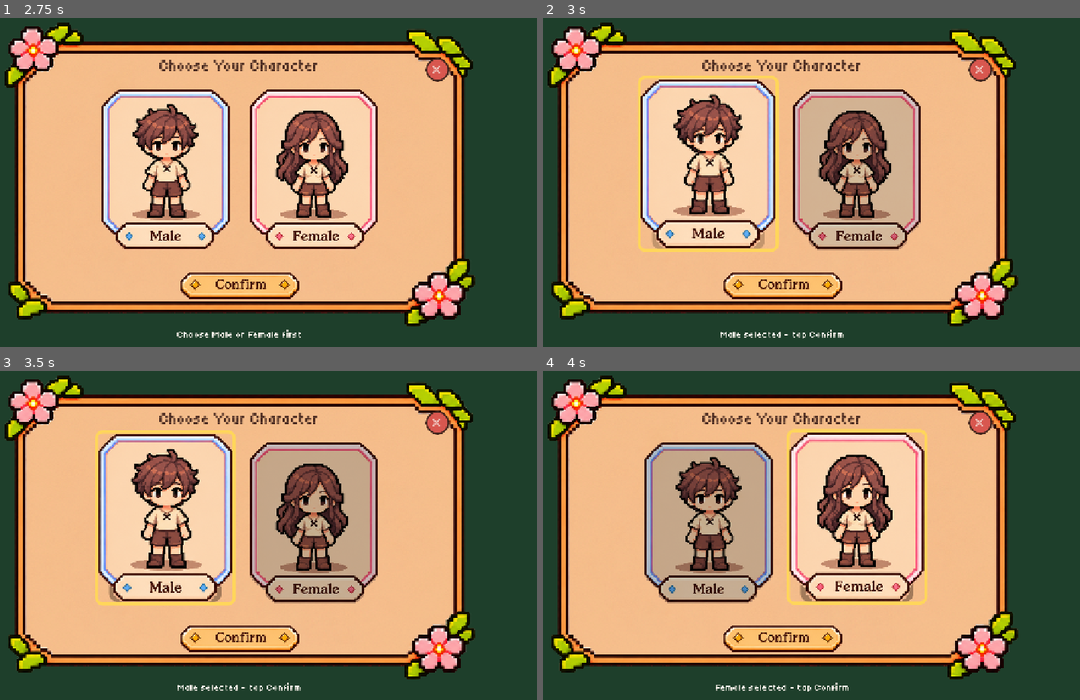
Above: before the commit, frames 1-4 (two rows, left to right).
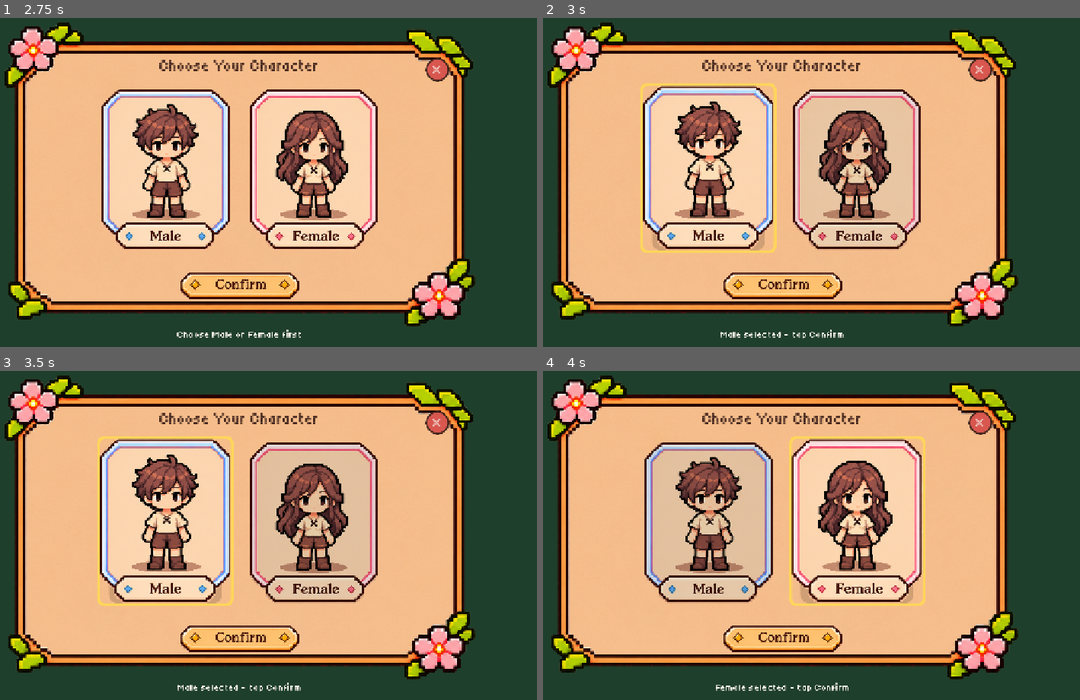
Above: after the commit, the same moments.

Repository: rintatia/aether-valley
Game: Godot game, scene res://scenes/main.tscn
Two runs of this game, one before a commit and one after it. Both use one fixed random seed, a clock stepped at 60 frames per second and the inputs below.
Inputs (mouse positions are in pixels of both pictures, inside the frame that each line leads up to):
- Up to frame 1 (2.75 s): click "Start" at 0.5 s; click (241, 284) at 1.25 s; click (241, 284) at 2 s
- Up to frame 2 (3 s): click (709, 169) at 2.77 s
- Up to frame 3 (3.5 s): no input
- Up to frame 4 (4 s): tap Enter at 3.5 s; move the mouse to (918, 515) at 3.52 s; hold D from 3.53 s (still down); click (918, 515) at 3.67 s

Frame 1 is identical in both runs. In frame 2, 6.5% of the frame differs, in the area x 17-44%, y 17-72%; in frame 3, 14%; in frame 4, 15%, in the area x 18-72%, y 17-72%.

Commit message:
Pilih karakter: efek terpilih dibuat halus (naik sedikit + garis kuning, tanpa melayang)
Co-Authored-By: Claude Opus 5.5 <noreply@anthropic.com>
Claude-Session: https://claude.ai/code/session_01Bh7MyzyAsPj6aNVrh74d4r

Diff:
--- a/scripts/layar_pilih.gd
+++ b/scripts/layar_pilih.gd
@@ -89,8 +89,7 @@
 	add_child(hint)
 
 
-## Kartu terpilih TIMBUL: terangkat, sedikit membesar dengan pantulan, bayangan muncul,
-## lalu melayang naik-turun pelan. Kartu lain turun kembali dan meredup.
+## Kartu terpilih sedikit terangkat (halus) + garis kuning; kartu lain sedikit meredup.
 func _choose(g: String) -> void:
 	chosen = g
 	for k: String in cards.keys():
@@ -105,28 +104,15 @@
 		if k == g:
 			c.modulate = Color.WHITE
 			inner.move_child(c, inner.get_child_count() - 1)
-			tw.tween_property(c, "position:y", bp.y - 12.0, 0.28).set_trans(Tween.TRANS_BACK).set_ease(Tween.EASE_OUT)
-			tw.tween_property(c, "scale", Vector2(1.05, 1.05), 0.28).set_trans(Tween.TRANS_BACK).set_ease(Tween.EASE_OUT)
-			tw.tween_property(sh, "modulate:a", 1.0, 0.25)
-			tw.tween_property(sh, "position:y", bp.y + 14.0, 0.28)
-			tw.chain().tween_callback(func() -> void: _float(k))
+			tw.tween_property(c, "position:y", bp.y - 4.0, 0.15).set_trans(Tween.TRANS_SINE).set_ease(Tween.EASE_OUT)
+			tw.tween_property(c, "scale", Vector2(1.02, 1.02), 0.15).set_trans(Tween.TRANS_SINE).set_ease(Tween.EASE_OUT)
+			tw.tween_property(sh, "modulate:a", 0.45, 0.15)
 		else:
 			tw.tween_property(c, "position:y", bp.y, 0.2).set_trans(Tween.TRANS_SINE)
 			tw.tween_property(c, "scale", Vector2.ONE, 0.2)
-			tw.tween_property(c, "modulate", Color(0.78, 0.78, 0.78), 0.2)
+			tw.tween_property(c, "modulate", Color(0.9, 0.9, 0.9), 0.2)
 			tw.tween_property(sh, "modulate:a", 0.0, 0.2)
 	hint.text = "%s selected - tap Confirm" % ("Male" if g == "male" else "Female")
-
-
-func _float(k: String) -> void:
-	if chosen != k:
-		return
-	var c: TextureButton = cards[k] as TextureButton
-	var bp: Vector2 = base_pos[k] as Vector2
-	var tw: Tween = create_tween().set_loops()
-	tweens[k] = tw
-	tw.tween_property(c, "position:y", bp.y - 7.0, 0.9).set_trans(Tween.TRANS_SINE).set_ease(Tween.EASE_IN_OUT)
-	tw.tween_property(c, "position:y", bp.y - 12.0, 0.9).set_trans(Tween.TRANS_SINE).set_ease(Tween.EASE_IN_OUT)
 
 
 func _confirm() -> void:
